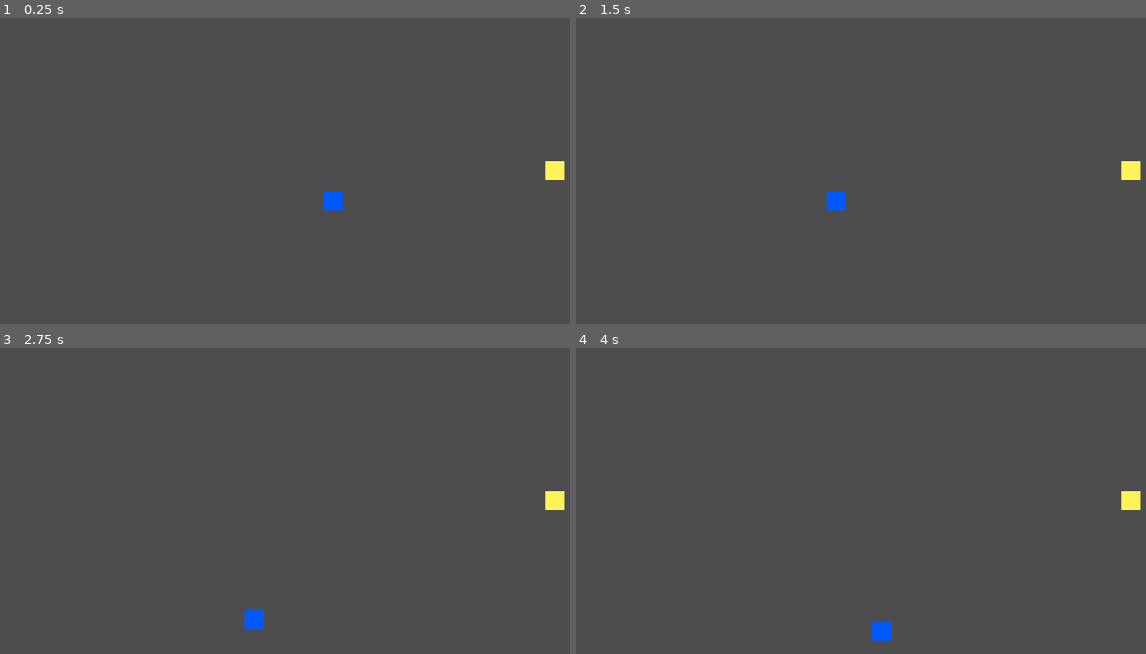
Above: before the commit, frames 1-4 (two rows, left to right).
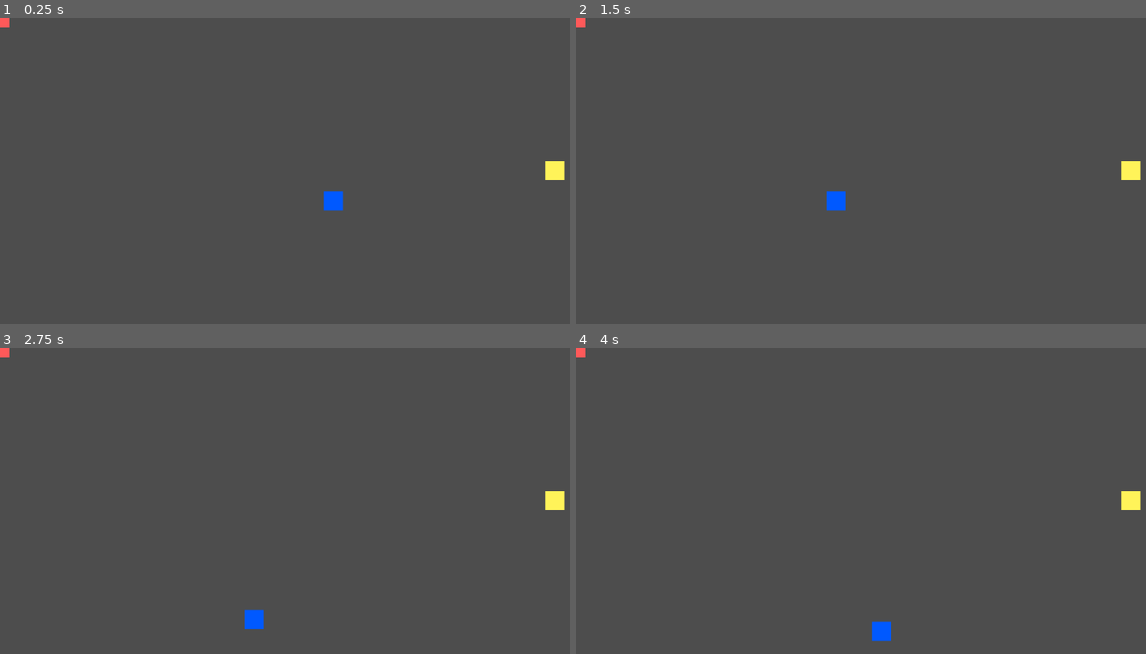
Above: after the commit, the same moments.

Repository: m9k3s/public
Game: Godot game, scene res://scene/main.tscn
The game is run twice, just before and just after one commit, with the same random seed, the same clock (stepped at 60 frames per second) and the same inputs.
Inputs:
- Up to frame 1 (0.25 s): no input
- Up to frame 2 (1.5 s): tap Enter at 0.5 s; hold A (a) 0.53-1.28 s; tap D (d) at 0.8, 1.35 s
- Up to frame 3 (2.75 s): tap S (s) at 1.55 s; tap Space at 2 s; hold S (s) from 2.03 s (still down); tap A (a) at 2.3 s
- Up to frame 4 (4 s): release S (s) at 2.78 s; tap A (a) at 2.85 s; tap D (d) at 3.05 s; tap Enter at 3.5 s; hold D (d) from 3.53 s (still down); tap S (s) at 3.8 s

The runs differ from the first frame. In frame 1, less than 0.1% of the frame differs, in the area x 0-2%, y 0-4%; in frame 2, less than 0.1%; in frame 3, less than 0.1%; in frame 4, less than 0.1%.

Commit message:
add the enemy scene

Diff:
--- /dev/null
+++ b/scene/enemy.tscn
@@ -0,0 +1,15 @@
+[gd_scene load_steps=3 format=3 uid="uid://hqf34c15eg6h"]
+
+[ext_resource type="Texture2D" uid="uid://br774q4ra53gf" path="res://sprite/enemy.png" id="1_h08p8"]
+
+[sub_resource type="RectangleShape2D" id="RectangleShape2D_f87vc"]
+size = Vector2(32, 32)
+
+[node name="enemy" type="CharacterBody2D"]
+metadata/_edit_group_ = true
+
+[node name="Sprite2D" type="Sprite2D" parent="."]
+texture = ExtResource("1_h08p8")
+
+[node name="CollisionShape2D" type="CollisionShape2D" parent="."]
+shape = SubResource("RectangleShape2D_f87vc")
--- a/script/goal.gd
+++ b/script/goal.gd
@@ -10,7 +10,10 @@
 func _process(delta: float) -> void:
 	pass
 
+func emit_goal_crash():
+	emit_signal("goal_crash")
+
 func crash(e):
 	print(e)
-	emit_signal("goal_crash")
+	call_deferred("emit_goal_crash")
 	queue_free()
--- a/script/main.gd
+++ b/script/main.gd
@@ -3,12 +3,14 @@
 
 var player_scene = preload("res://scene/player.tscn")
 var goal_scene = preload("res://scene/goal.tscn")
+var enemy_scene = preload("res://scene/enemy.tscn")
 
 # Called when the node enters the scene tree for the first time.
 func _ready() -> void:
 	screen_size = get_viewport_rect().size
 	add_player()
 	add_goal()
+	add_enemy()
 
 
 # Called every frame. 'delta' is the elapsed time since the previous frame.
@@ -38,6 +40,10 @@
 	print("crash")
 	add_goal()
 
+func add_enemy():
+	var enemy = enemy_scene.instantiate()
+	add_child(enemy)
+
 func random_number(start,end):
 	var n
 	var r = RandomNumberGenerator.new()
Binary file added: sprite/enemy.png
Not shown, added: sprite/enemy.png.import
Not shown, added: scene/goal.tscn497055243.tmp
